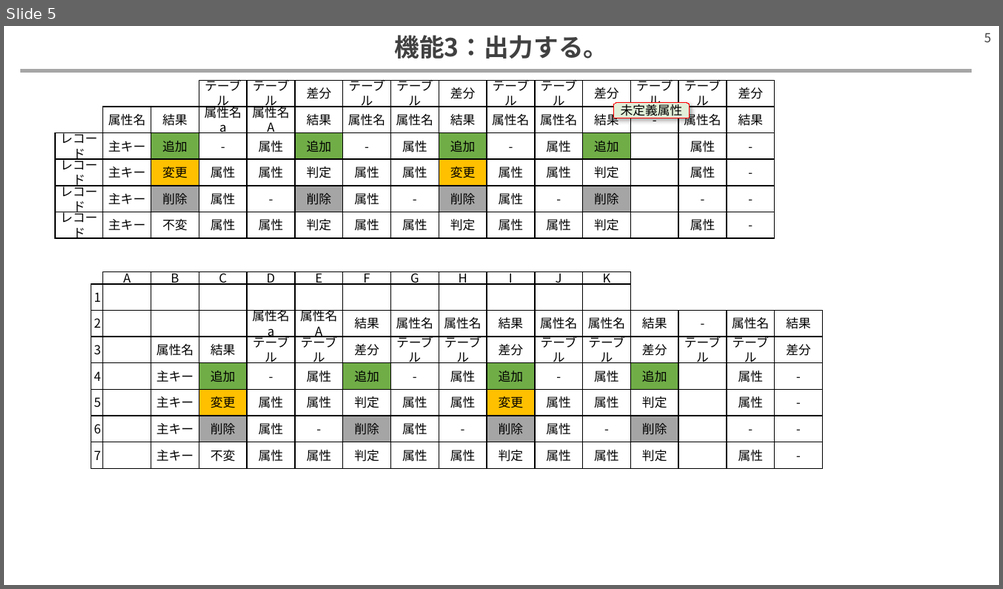
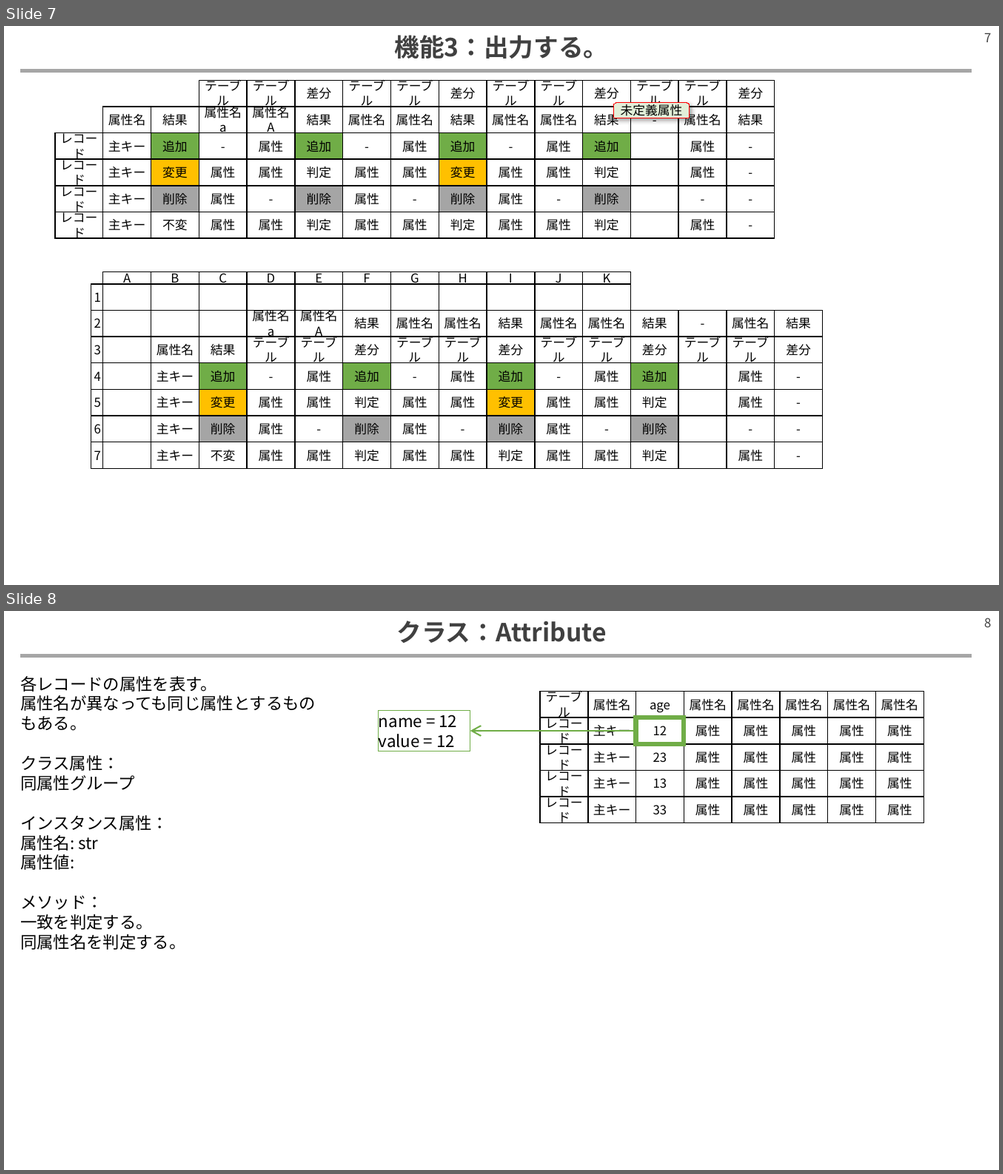
Before and after one commit to hitsuji-ga-u/diff-tools, a slide deck: sample/memo.pptx. Shown one above the other, each under a label of ours: slide 5 before the commit, slides 7 and 8 after it. The pictures are 1003x589 and 1003x1174 pixels, drawn with LibreOffice and Linux fonts; fonts in the diff are those of the drawing. Boxes give left, top, right and bottom in pixels: in the first picture for what was removed or moved away, otherwise in the second. Text is boxed around its words. In the diff, an @@ line names an element or a change of style, - is before the commit and + after.

```diff
--- a/sample/memo.pptx
+++ b/sample/memo.pptx
@@ slide 8 added at [4, 611, 999, 1170], background #FFFFFF; not listed: 2 template elements that a slide beside it also shows @@
@@ title added at [396, 621, 606, 643], 24 pt, text #404040, bold @@
+クラス：Attribute
@@ text added at [20, 676, 316, 950], 16 pt, text #000000 @@
+各レコードの属性を表す。
+属性名が異なっても同じ属性とするものもある。
+クラス属性：
+同属性グループ
+インスタンス属性：
+属性名: str
+属性値:
+メソッド：
+一致を判定する。
+同属性名を判定する。
@@ group added at [540, 692, 923, 718]: 8 rectangles @@
+テーブル
+属性名
+age
+属性名
+属性名
+属性名
+属性名
+属性名
@@ rectangle added at [378, 711, 470, 752], outline #70AD47 0.75 pt, 16 pt, text #000000 @@
+name = 12
+value = 12
@@ rectangle added at [540, 718, 587, 743], fill #FFFFFF, outline #000000 1 pt, 12 pt, text #000000 @@
+レコード
@@ rectangle added at [588, 718, 636, 743], fill #FFFFFF, outline #000000 1 pt, 12 pt, text #000000 @@
+主キー
@@ rectangle added at [636, 718, 684, 743], fill #FFFFFF, outline #70AD47 4.5 pt, 12 pt, text #000000 @@
+12
@@ rectangle added at [684, 718, 731, 743], fill #FFFFFF, outline #000000 1 pt, 12 pt, text #000000 @@
+属性
@@ rectangle added at [731, 718, 780, 743], fill #FFFFFF, outline #000000 1 pt, 12 pt, text #000000 @@
+属性
@@ rectangle added at [780, 718, 828, 743], fill #FFFFFF, outline #000000 1 pt, 12 pt, text #000000 @@
+属性
@@ rectangle added at [828, 718, 876, 743], fill #FFFFFF, outline #000000 1 pt, 12 pt, text #000000 @@
+属性
@@ rectangle added at [876, 718, 923, 743], fill #FFFFFF, outline #000000 1 pt, 12 pt, text #000000 @@
+属性
@@ arrow added from (636, 731) to (470, 731), #70AD47 1.5 pt @@
@@ group added at [540, 743, 923, 770]: 8 rectangles @@
+レコード
+主キー
+23
+属性
+属性
+属性
+属性
+属性
@@ group added at [540, 771, 923, 797]: 8 rectangles @@
+レコード
+主キー
+13
+属性
+属性
+属性
+属性
+属性
@@ group added at [540, 797, 923, 823]: 8 rectangles @@
+レコード
+主キー
+33
+属性
+属性
+属性
+属性
+属性
@@ what was slide 5 is now slide 7 @@
@@ page number at [984, 33, 990, 42]: text changed @@
-5
+7
```
Also in this commit, not shown: 5 other slides added, 1 slide removed, 3 other files.
